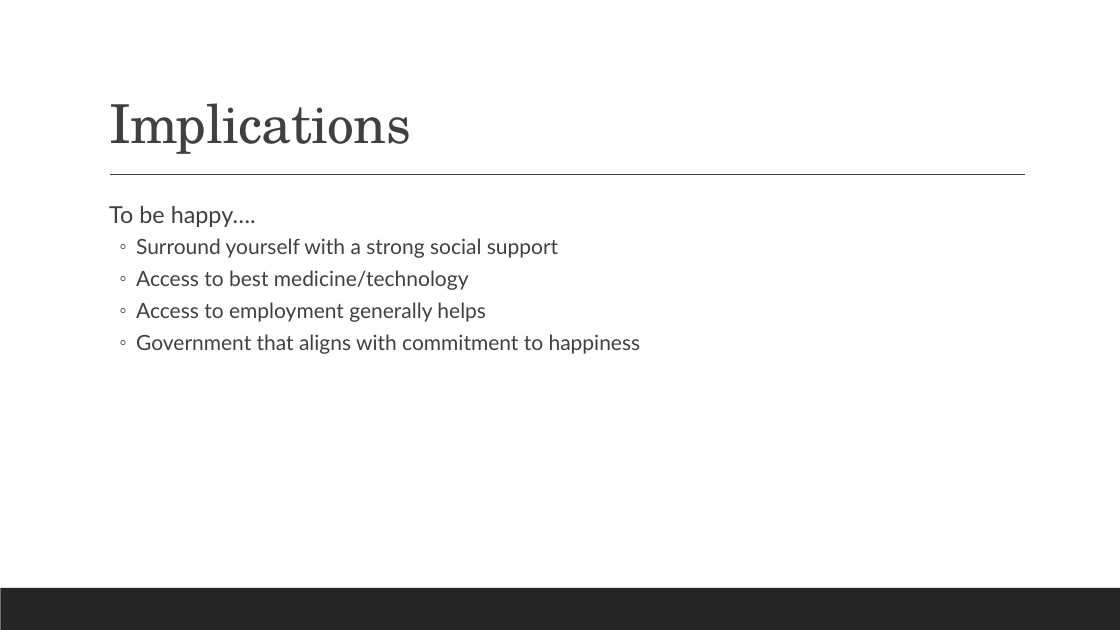
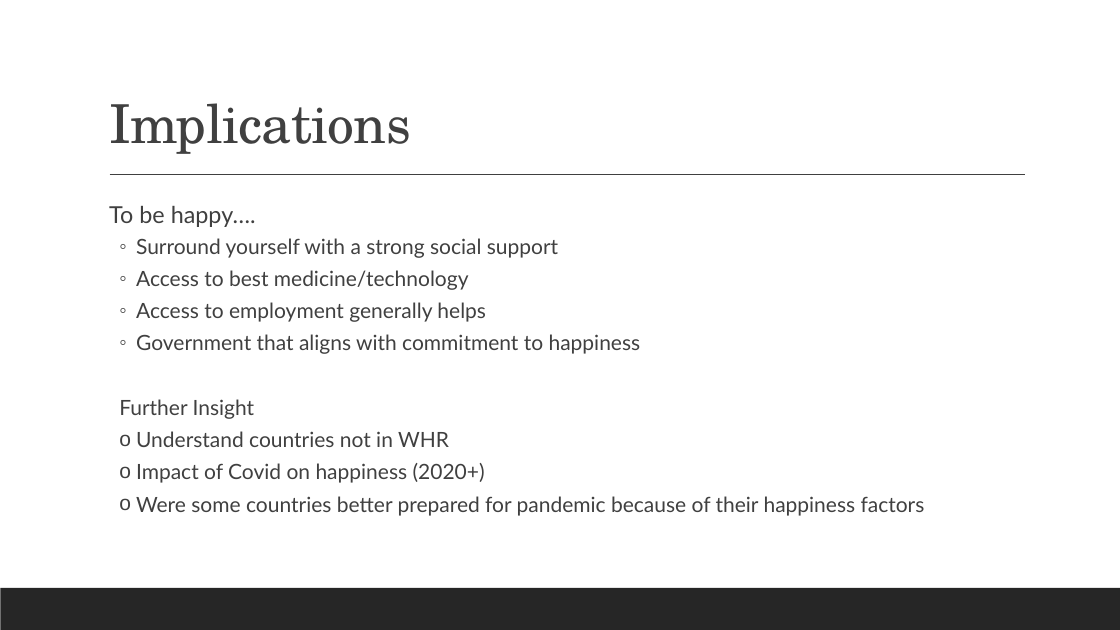
Before and after one commit to reginesgit/Factors-Contributing-to-a-Countrys-Happiness, a slide deck: slide 15 of Anaconda_Results_Presentation.pptx. Drawn at 1120x630 pixels with LibreOffice and Linux fonts; fonts in the diff are those of the drawing. Boxes give left, top, right and bottom in pixels: in the first picture for what was removed or moved away, otherwise in the second. Text is boxed around its words. In the diff, an @@ line names an element or a change of style, - is before the commit and + after.

Commit message:
pp with implications

```diff
--- a/Anaconda_Results_Presentation.pptx
+++ b/Anaconda_Results_Presentation.pptx
@@ text at bbox=[119, 399, 925, 516]: paragraphs added @@
+  Further Insight
+  o Understand countries not in WHR
+  o Impact of Covid on happiness (2020+)
+  o Were some countries better prepared for pandemic because of their happiness factors
```
Also in this commit, not shown: 1 other slide changed.
